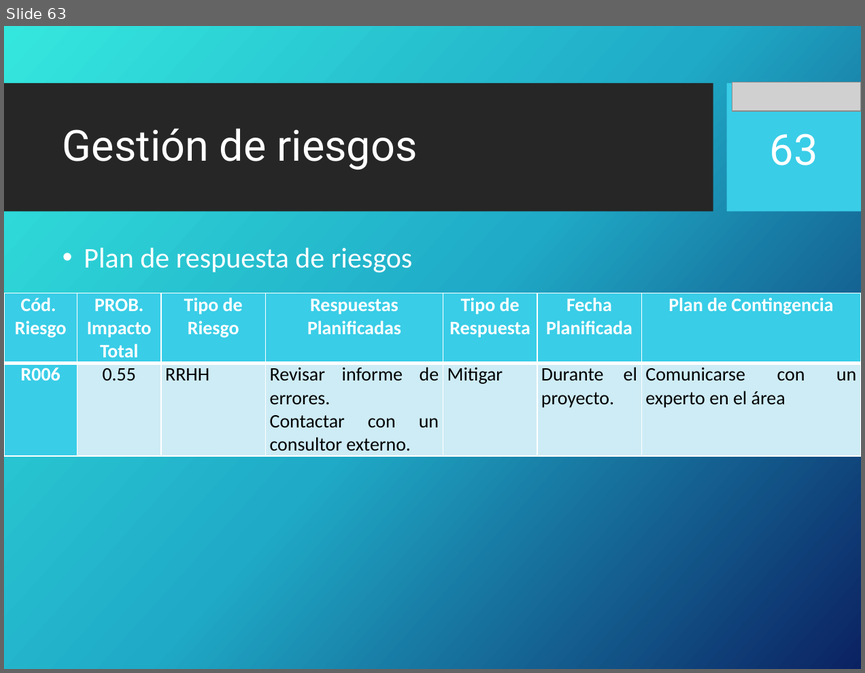
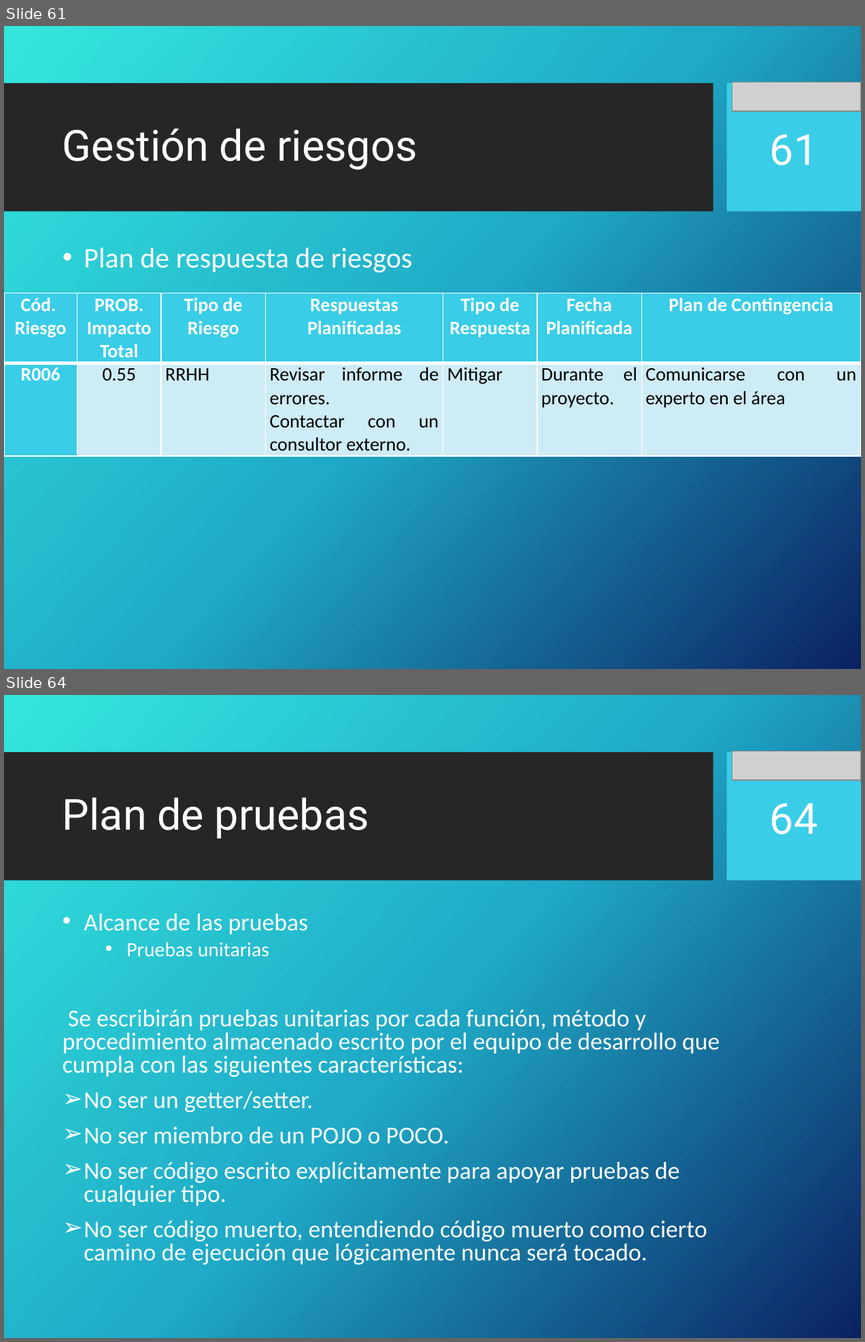
Before and after one commit to portafolio2016/hipocrates, a slide deck: docs/plan-de-proyecto/ppt-iteracion1.pptx. Shown one above the other, each under a label of ours: slide 63 before the commit, slides 61 and 64 after it; the slides between them are not shown. The pictures are 865x673 and 865x1342 pixels, drawn with LibreOffice and Linux fonts; fonts in the diff are those of the drawing; grey boxes stand for pictures; background and template pictures are left out. Boxes give left, top, right and bottom in pixels: in the first picture for what was removed or moved away, otherwise in the second. Text is boxed around its words. In the diff, an @@ line names an element or a change of style, - is before the commit and + after.

```diff
--- a/docs/plan-de-proyecto/ppt-iteracion1.pptx
+++ b/docs/plan-de-proyecto/ppt-iteracion1.pptx
@@ slide 64 added at bbox=[4, 695, 861, 1338], background picture (left out); not listed: 2 template elements that a slide beside it also shows @@
@@ picture added at bbox=[732, 751, 861, 781] @@
@@ title added at bbox=[62, 797, 369, 838], 36 pt, text #FFFFFF @@
+Plan de pruebas
@@ page number added at bbox=[770, 803, 818, 834], 36 pt, text #FFFFFF @@
+64
@@ text added at bbox=[62, 913, 719, 1264], 20.4 pt, text #FFFFFF @@
+• Alcance de las pruebas
+  • Pruebas unitarias
+Se escribirán pruebas unitarias por cada función, método y procedimiento almacenado escrito por el equipo de desarrollo que cumpla con las siguientes características:
+➢ No ser un getter/setter.
+➢ No ser miembro de un POJO o POCO.
+➢ No ser código escrito explícitamente para apoyar pruebas de cualquier tipo.
+➢ No ser código muerto, entendiendo código muerto como cierto camino de ejecución que lógicamente nunca será tocado.
@@ what was slide 63 is now slide 61 @@
@@ page number at bbox=[770, 134, 818, 165]: text changed @@
-63
+61
```
Also in this commit, not shown: 1 slide changed, 23 other slides added, 3 slides removed.
